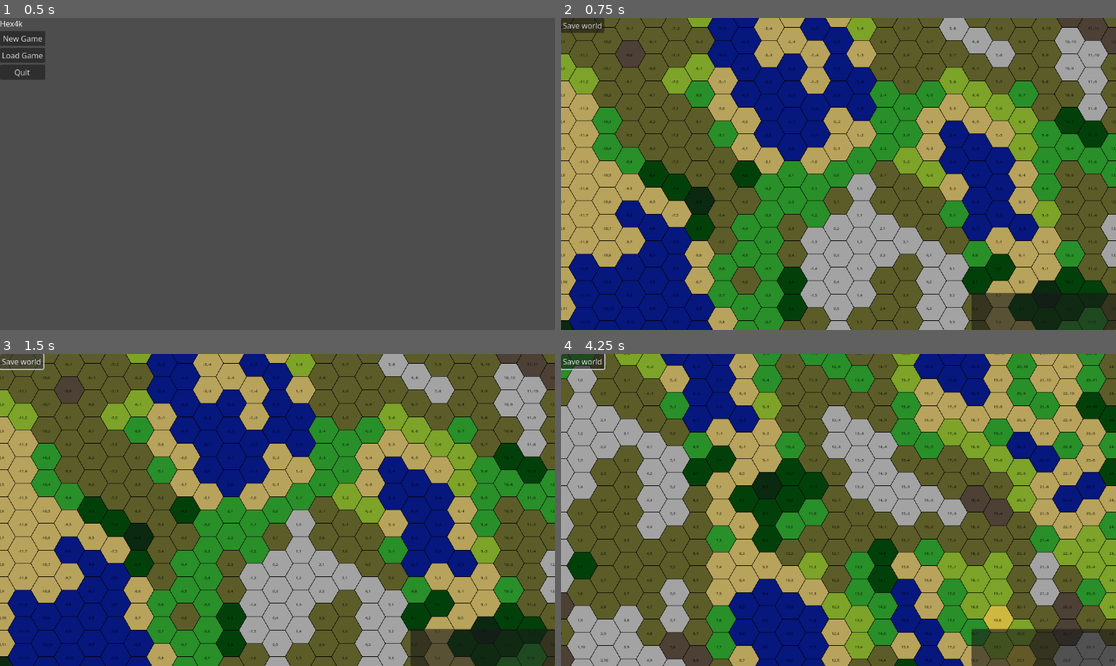
Above: before the commit, frames 1-4 (two rows, left to right).
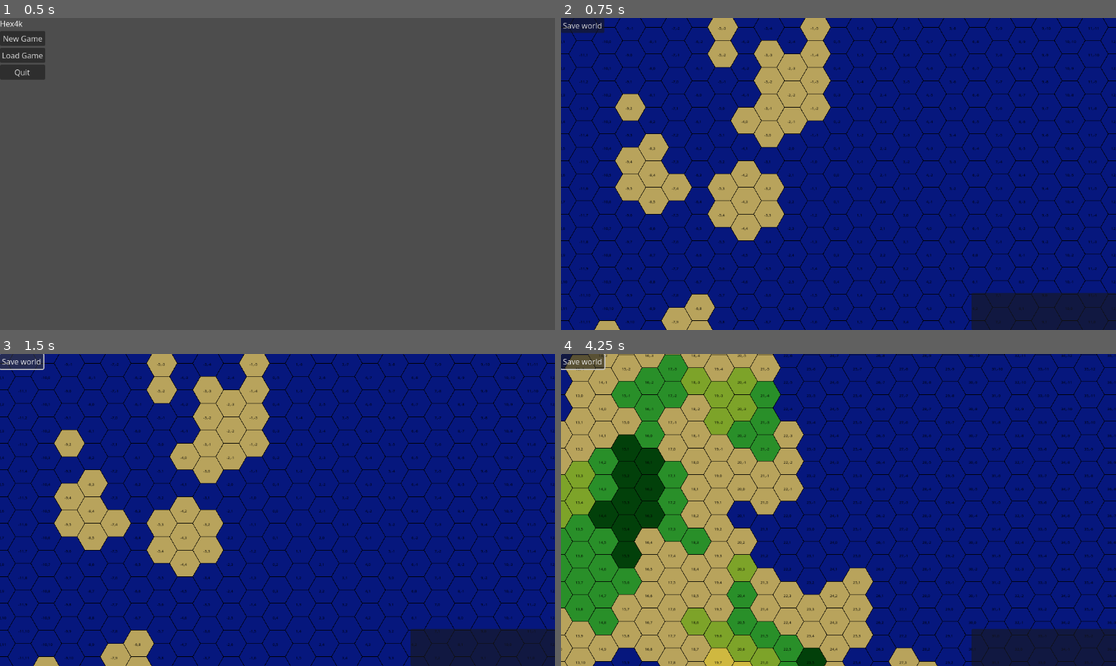
Above: after the commit, the same moments.

Repository: hyperbaton/hex4k
Game: Godot game, scene res://scenes/MainMenu.tscn
Same seed, same stepped clock (60 frames per second), same inputs: the game is played once before the commit and once after it.
Inputs (mouse positions are in pixels of both pictures, inside the frame that each line leads up to):
- Up to frame 1 (0.5 s): no input
- Up to frame 2 (0.75 s): click "New Game" at 0.5 s
- Up to frame 3 (1.5 s): click "Save world" at 1.25 s
- Up to frame 4 (4.25 s): move the mouse to (960, 494) at 2.02 s; hold Right (ui_right) 2.03-2.78 s; click (960, 494) at 2.17 s; move the mouse to (727, 525) at 2.77 s; hold Down (ui_down) 2.78-3.53 s; move the mouse to (894, 441) at 3.52 s; hold Right (ui_right) from 3.53 s (still down)

Frame 1 is identical in both runs. In frame 2, 83% of the frame differs, in the area x 0-100%, y 0-100%; in frame 3, 83%; in frame 4, 92%.

Commit message:
Improve altitude generation adding some mountain ranges and a continental mascara

Diff:
--- a/src/world/Camera.gd
+++ b/src/world/Camera.gd
@@ -1,6 +1,6 @@
 extends Camera2D
 
-const SPEED := 400
+const SPEED := 800
 
 # Called when the node enters the scene tree for the first time.
 func _ready() -> void:
--- a/src/world/TileGenerator.gd
+++ b/src/world/TileGenerator.gd
@@ -62,8 +62,51 @@
 func get_altitude(q: int, r: int) -> float:
 	var x = float(q)
 	var y = float(r)
-	var value = altitude_noise.get_noise_2d(x, y)
-	return (value + 1.0) * 0.5  # [-1,1] → [0,1]
+	var amplitude = 1.0
+	var frequency = 0.5
+	var lacunarity = 1.2
+	var persistence = 0.1
+	var x_offset = noise_seed
+	var y_offset = noise_seed
+	var mountainness = 0.7
+	var sea_level = 0.3
+	var value = 0.0
+	for i in range(8):
+		value += amplitude * altitude_noise.get_noise_2d(frequency * x + x_offset, frequency * y + y_offset)
+		amplitude *= persistence
+		frequency *= lacunarity
+		x_offset += x_offset
+		y_offset += y_offset
+
+	# Add mountain ranges when the point is above the sea level
+	if (value > sea_level):
+		# Random but deterministic [-π,π] value for tilting (rotating the domain)
+		var mountain_tilting = altitude_noise.get_noise_2d(noise_seed, noise_seed) * PI
+		var xp = x*cos(mountain_tilting) - y*sin(mountain_tilting)
+		var yp = x*sin(mountain_tilting) + y*cos(mountain_tilting)
+		var mountranges = (altitude_noise.get_noise_2d(xp*0.5, yp*0.5) + 1.0) * 0.5
+		mountranges = max(mountranges - mountainness, 0) * 1 / (1-mountainness)
+		value += mountranges
+	# Apply mascara to have something like continents
+	var mask = cell_mascara(q,r,x,y)
+
+	return clamp(mask + (value + 1.0) * 0.5, 0, 1)
+	#return (value + 1.0) * 0.5  # [-1,1] → [0,1]
+
+func cell_mascara(q:int, r: int, x: float,y: float) -> float:
+	var wavelength = 120
+	var cx = floor(x/wavelength)
+	var cy = floor(y/wavelength)
+	var lx = x - wavelength * (cx + 0.5)
+	var ly = y - wavelength * (cy + 0.5)
+
+	var n = altitude_noise.get_noise_1d(q) * altitude_noise.get_noise_1d(r) + 0.5*altitude_noise.get_noise_1d(2*q) * 0.5*altitude_noise.get_noise_1d(2*r)
+	lx += 0.2 * wavelength * n
+	ly += 0.2 * wavelength * n
+
+	var dist = sqrt(lx*lx + ly*ly)
+	var base_mask = 0.5 + 0.25 * cos(1.75*PI * dist / wavelength)
+	return max(base_mask, 0) - 0.5
 
 func get_humidity(q: int, r: int) -> float:
 	var value = humidity_noise.get_noise_2d(float(q), float(r))
